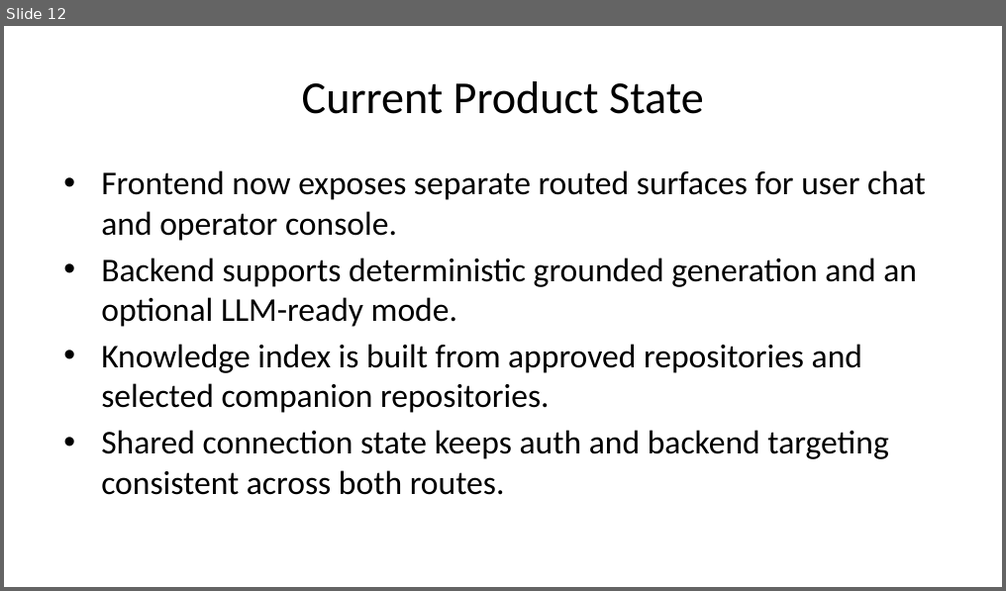
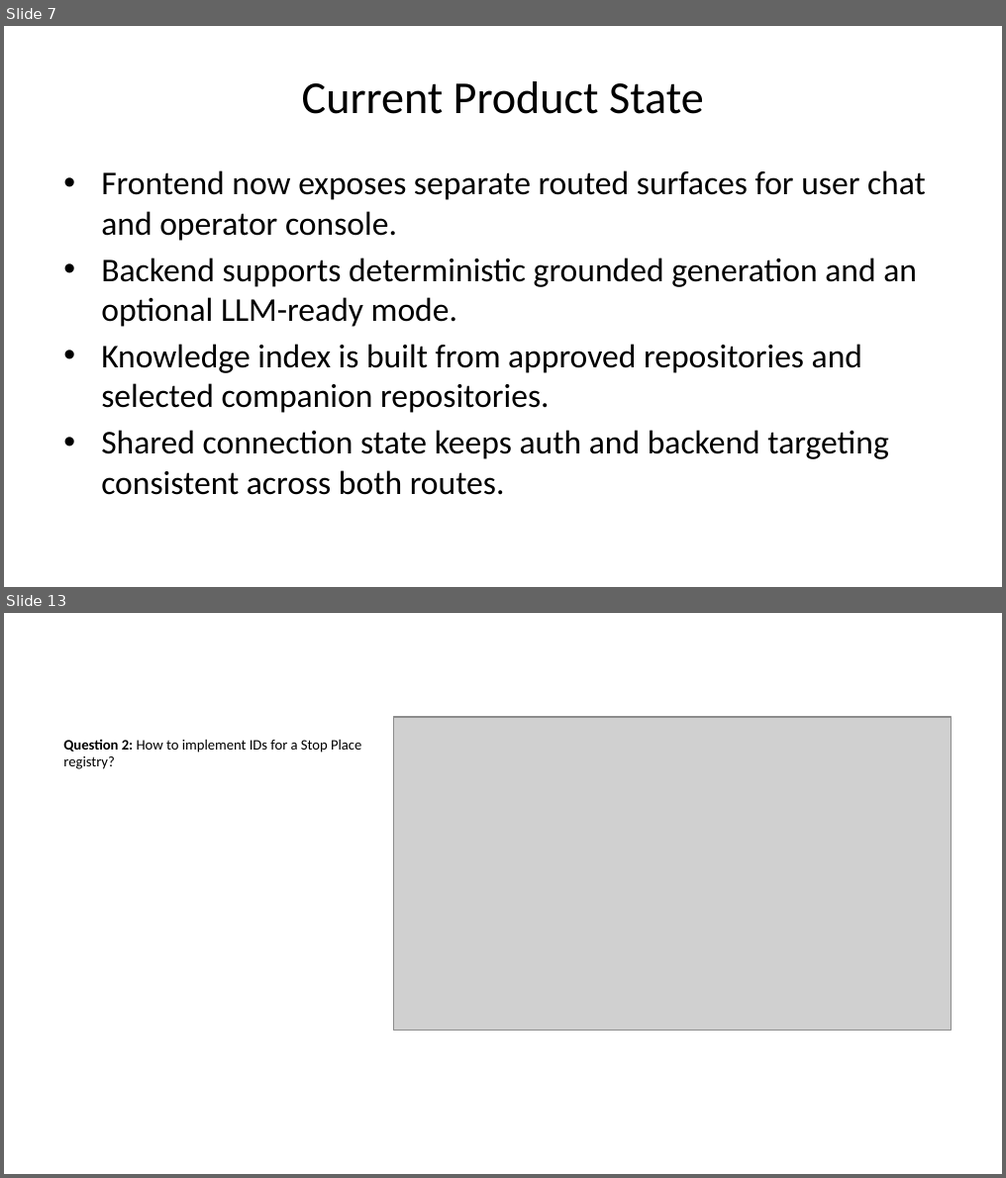
Before and after one commit to UM-KGPI/NapcoreHelpdesk, a slide deck: dist/napcore-helpdesk-presentation.pptx. Shown one above the other, each under a label of ours: slide 12 before the commit, slides 7 and 13 after it; the slides between them are not shown. The pictures are 1006x591 and 1006x1178 pixels, drawn with LibreOffice and Linux fonts; fonts in the diff are those of the drawing; grey boxes stand for pictures. Boxes give left, top, right and bottom in pixels: in the first picture for what was removed or moved away, otherwise in the second. Text is boxed around its words. In the diff, an @@ line names an element or a change of style, - is before the commit and + after.

Commit message:
Restructure deck and refresh UX/question screenshots

```diff
--- a/dist/napcore-helpdesk-presentation.pptx
+++ b/dist/napcore-helpdesk-presentation.pptx
@@ slide 13 added at (4,613,1002,1174), background #FFFFFF @@
@@ picture added at (393,717,950,1030) @@
@@ text added at (63,739,361,769), 10.5 pt, text #000000 @@
+Question 2: How to implement IDs for a Stop Place registry?
@@ what was slide 12 is now slide 7 @@
```
Also in this commit, not shown: 8 slides changed, 2 other slides added, 8 slides removed, 8 other files.
